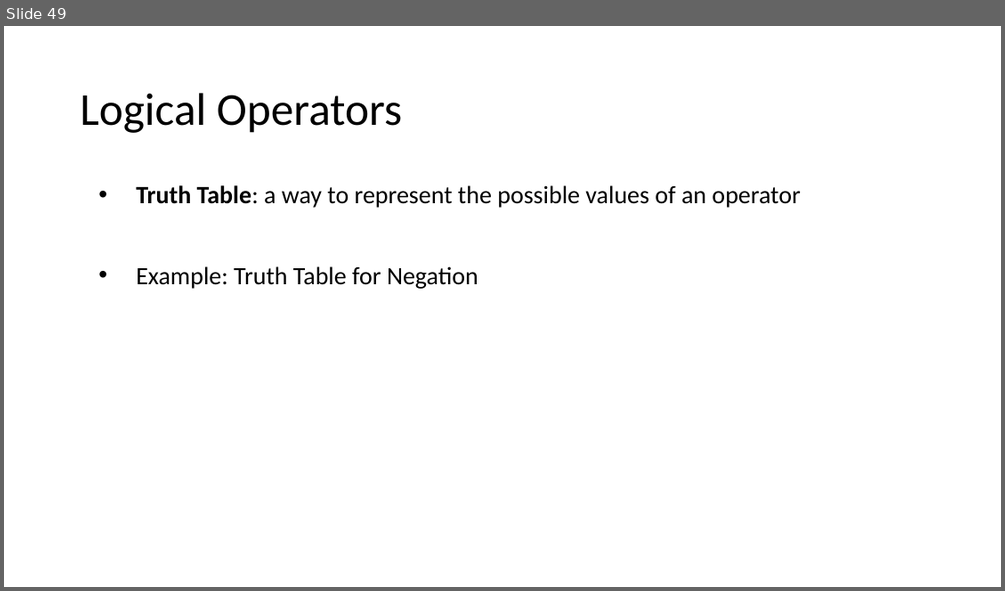
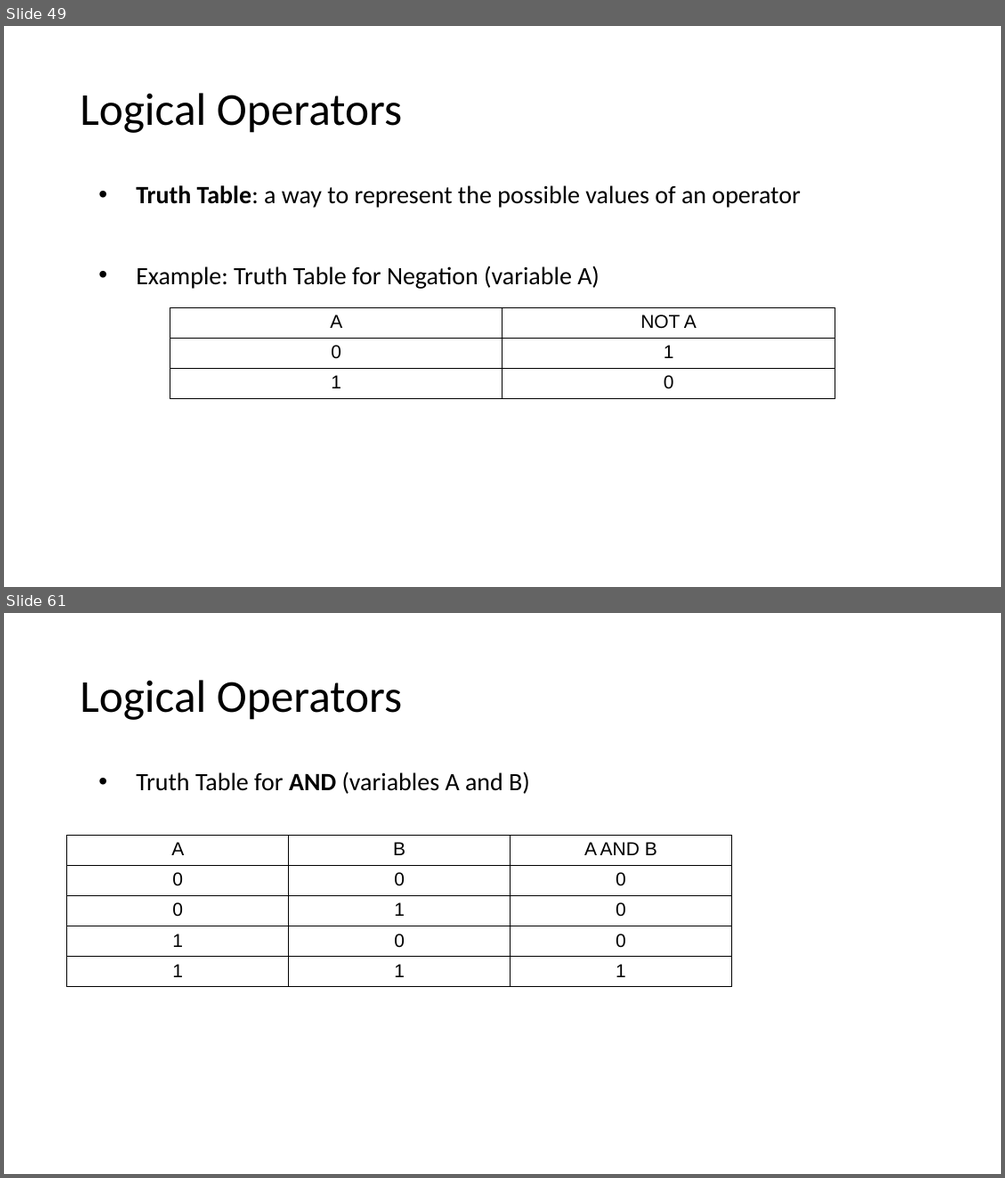
Before and after one commit to MrJoshGross/Course-Curricular-Material, a slide deck: wip/Lecture 2 - Binary, Logic, and Logical Operators.pptx. Shown one above the other, each under a label of ours: slide 49 before the commit, slides 49 and 61 after it; the slides between them are not shown. The pictures are 1005x591 and 1005x1178 pixels, drawn with LibreOffice and Linux fonts; fonts in the diff are those of the drawing. Boxes give left, top, right and bottom in pixels: in the first picture for what was removed or moved away, otherwise in the second. Text is boxed around its words. In the diff, an @@ line names an element or a change of style, - is before the commit and + after.

Commit message:
Update Lecture 2 - Binary, Logic, and Logical Operators.pptx
finished negation and added logical AND slides

```diff
--- a/wip/Lecture 2 - Binary, Logic, and Logical Operators.pptx
+++ b/wip/Lecture 2 - Binary, Logic, and Logical Operators.pptx
@@ slide 61 added at box(4, 613, 1001, 1174), background #FFFFFF @@
@@ title added at box(80, 680, 402, 720), 44 pt, text #000000 @@
+Logical Operators
@@ text added at box(136, 771, 530, 794), 24 pt, text #000000 @@
+• Truth Table for AND (variables A and B)
@@ table added at box(67, 835, 731, 987), 5 rows, 3 columns @@
+A | B | A AND B
+0 | 0 | 0
+0 | 1 | 0
+1 | 0 | 0
+1 | 1 | 1
@@ slide 49 changed as well @@
@@ text at box(136, 265, 599, 289): text changed @@
-• Example: Truth Table for Negation
+• Example: Truth Table for Negation (variable A)
@@ table added at box(170, 308, 834, 399), 3 rows, 2 columns @@
+A | NOT A
+0 | 1
+1 | 0
```
Also in this commit, not shown: 11 other slides added.
